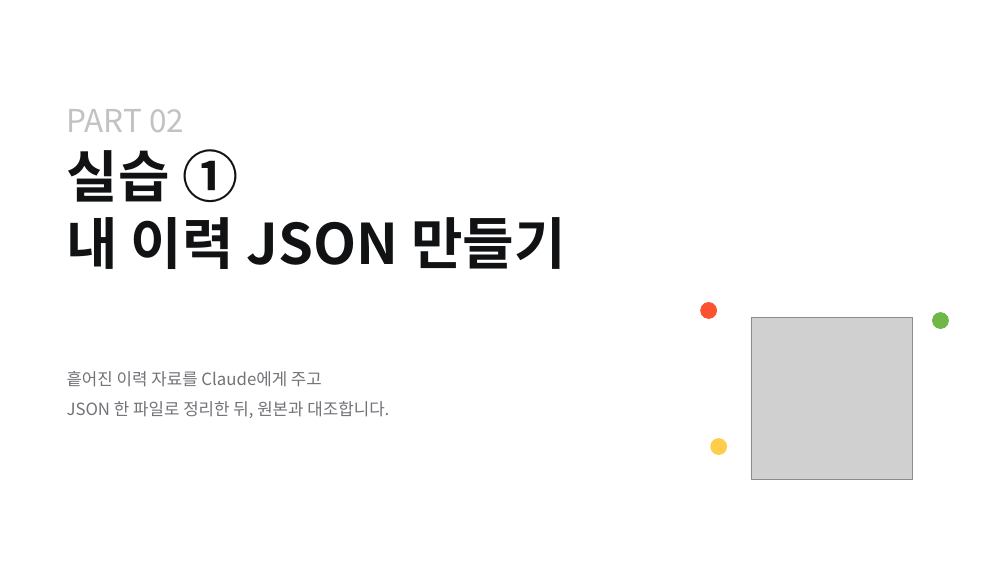
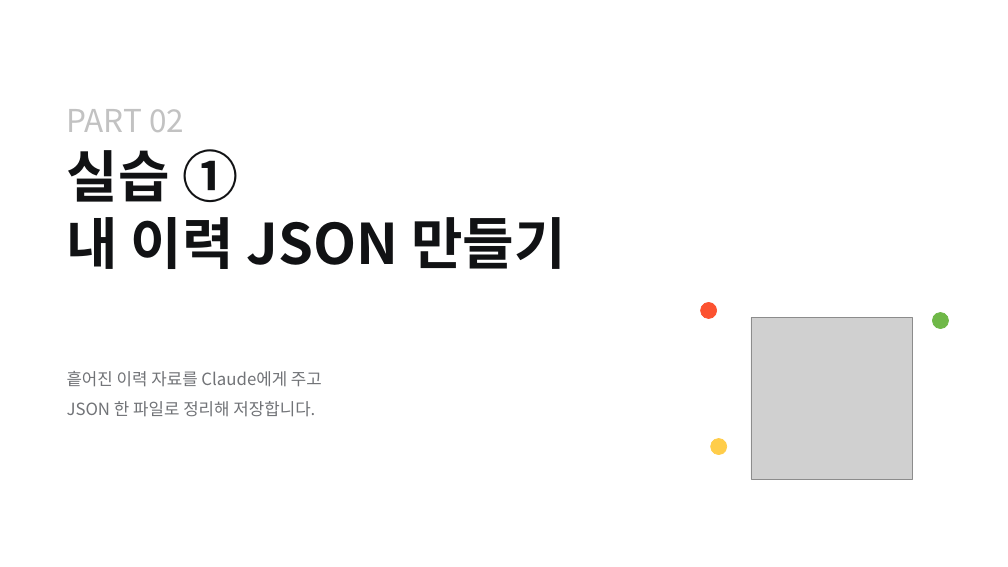
Before and after one commit to pa3757/KPX_knewdeal, a slide deck: slide 10 of instructor/특별실습_Claude_이력JSON.pptx. Drawn at 1008x567 pixels with LibreOffice and Linux fonts; fonts in the diff are those of the drawing; grey boxes stand for pictures; background and template pictures are left out. Boxes give left, top, right and bottom in pixels: in the first picture for what was removed or moved away, otherwise in the second. Text is boxed around its words. In the diff, an @@ line names an element or a change of style, - is before the commit and + after.

```diff
--- a/instructor/특별실습_Claude_이력JSON.pptx
+++ b/instructor/특별실습_Claude_이력JSON.pptx
@@ text at bbox=[67, 401, 315, 417]: text changed @@
-JSON 한 파일로 정리한 뒤, 원본과 대조합니다.
+JSON 한 파일로 정리해 저장합니다.
```
Also in this commit, not shown: 5 other slides changed, 4 slides removed, 32 other files.
